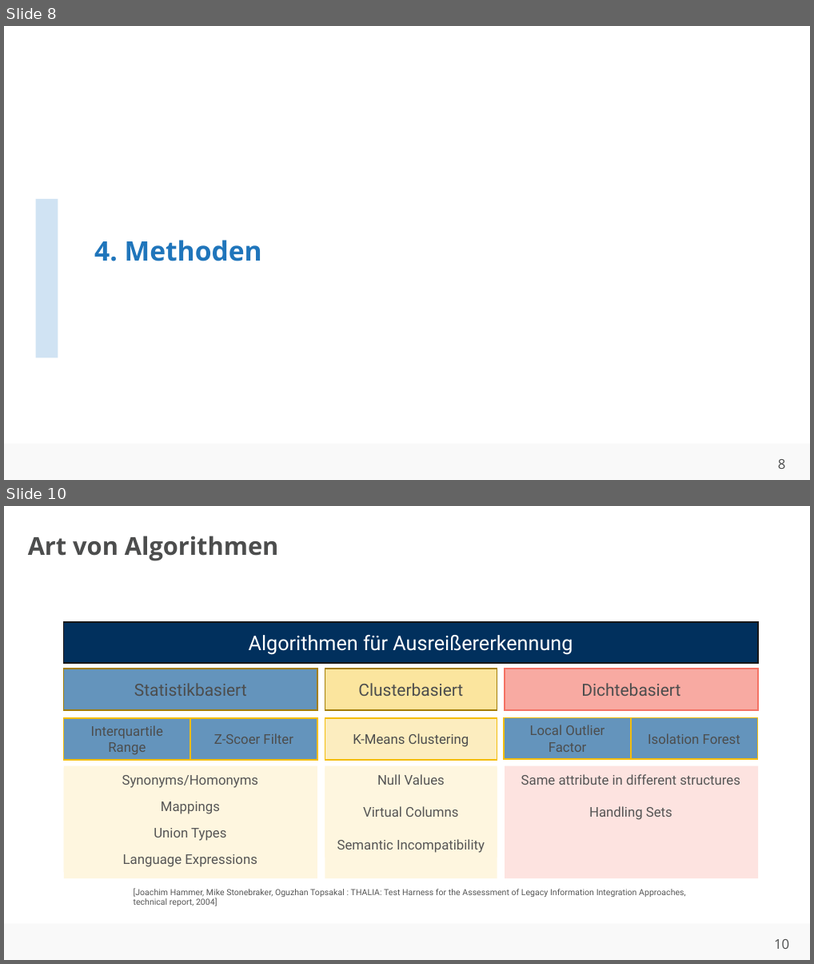
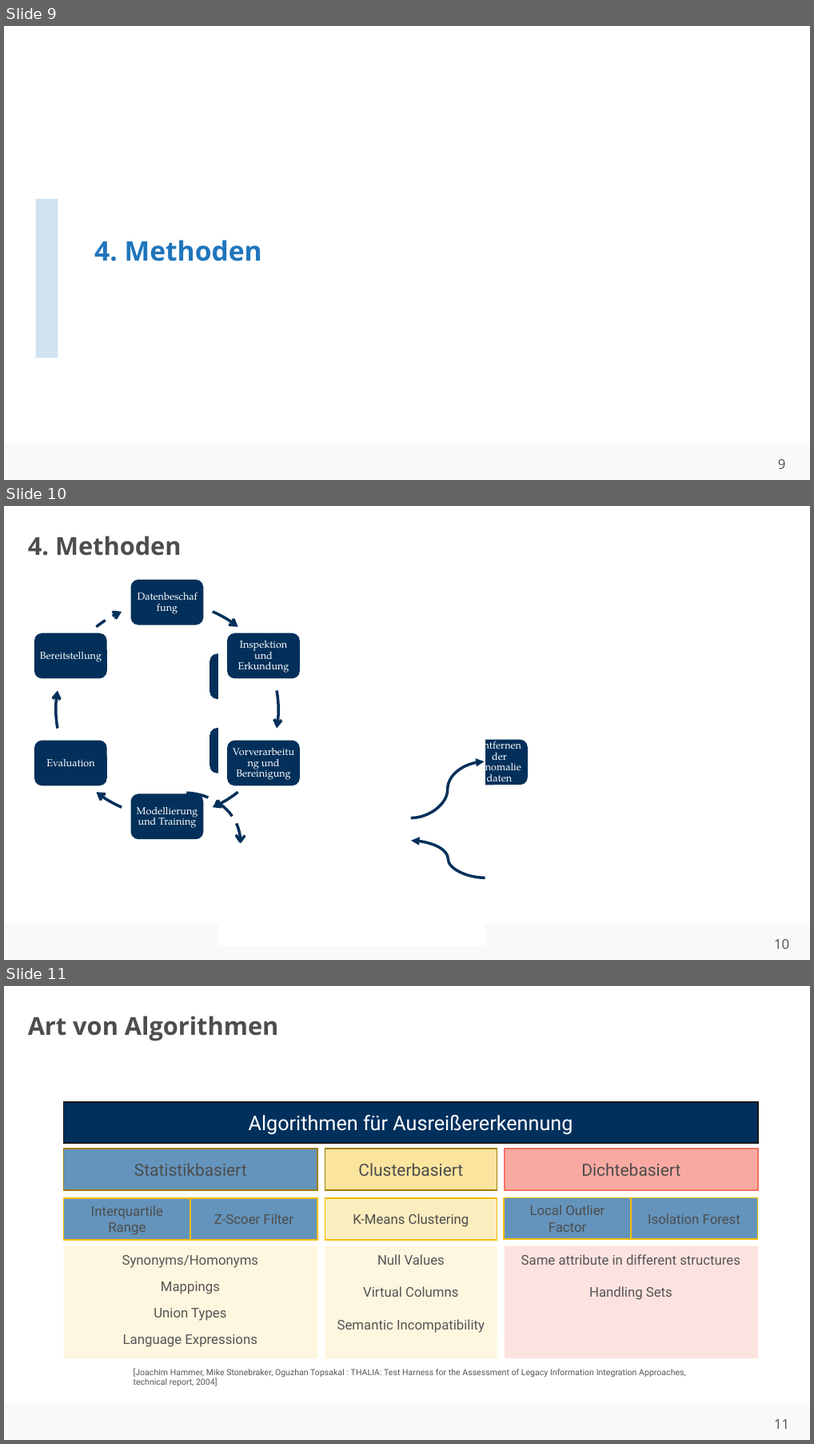
Before and after one commit to ahndavin/Abschlussarbeit_Bachelor, a slide deck: Kolloquium/Kolloquium.pptx. Shown one above the other, each under a label of ours: slides 8 and 10 before the commit, slides 9, 10 and 11 after it; the slides between them are not shown. The pictures are 814x964 and 814x1444 pixels, drawn with LibreOffice and Linux fonts; fonts in the diff are those of the drawing; background and template pictures are left out. Boxes give left, top, right and bottom in pixels: in the first picture for what was removed or moved away, otherwise in the second. Text is boxed around its words. In the diff, an @@ line names an element or a change of style, - is before the commit and + after.

```diff
--- a/Kolloquium/Kolloquium.pptx
+++ b/Kolloquium/Kolloquium.pptx
@@ slide 10 added at [4, 506, 810, 960], background #FFFFFF; not listed: 2 template elements that a slide beside it also shows @@
@@ title added at [28, 536, 182, 556], 22 pt, text #4C4D4D, bold @@
+4. Methoden
@@ group added at [34, 580, 300, 889]: 6 rounded rectangles, 6 texts, 6 freeform shapes, 3 ellipses, 2 lines, 1 arc (boxed as its full ellipse) @@
+Datenbeschaffung
+Inspektion und Erkundung
+Vorverarbeitung und Bereinigung
+Modellierung und Training
+Evaluation
+Bereitstellung
@@ group added at [210, 572, 542, 944]: 4 freeform shapes, 3 rounded rectangles, 2 curved arrows, 1 text, 1 rectangle @@
+Entfernen der Anomaliedaten
@@ what was slide 8 is now slide 9 @@
@@ page number at [778, 459, 786, 468]: text changed @@
-8
+9
@@ what was slide 10 is now slide 11 @@
@@ page number at [774, 1419, 790, 1428]: text changed @@
-10
+11
```
Also in this commit, not shown: 3 slides changed, 1 other slide added, 1 slide removed, 2 other files.
